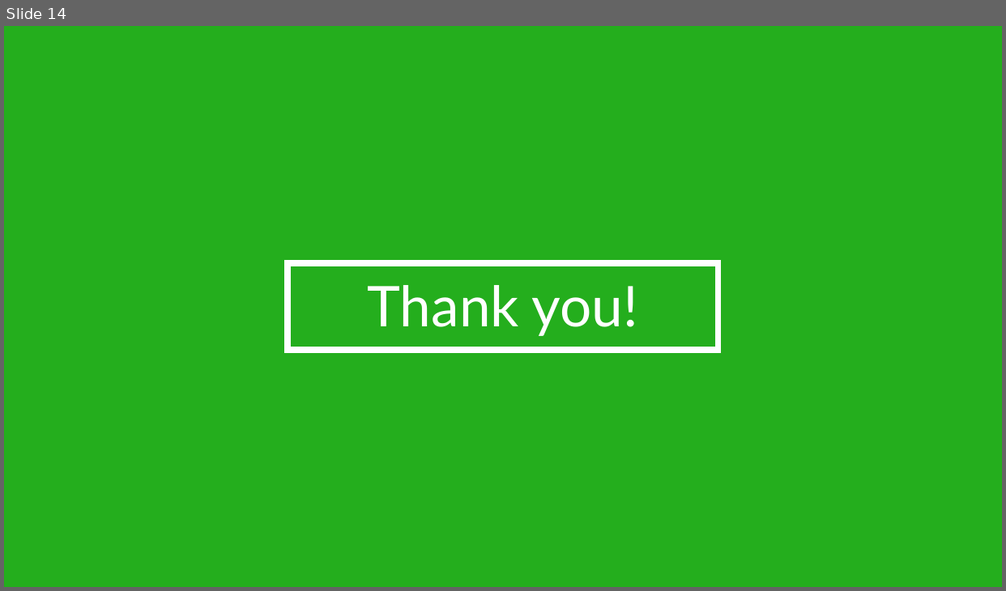
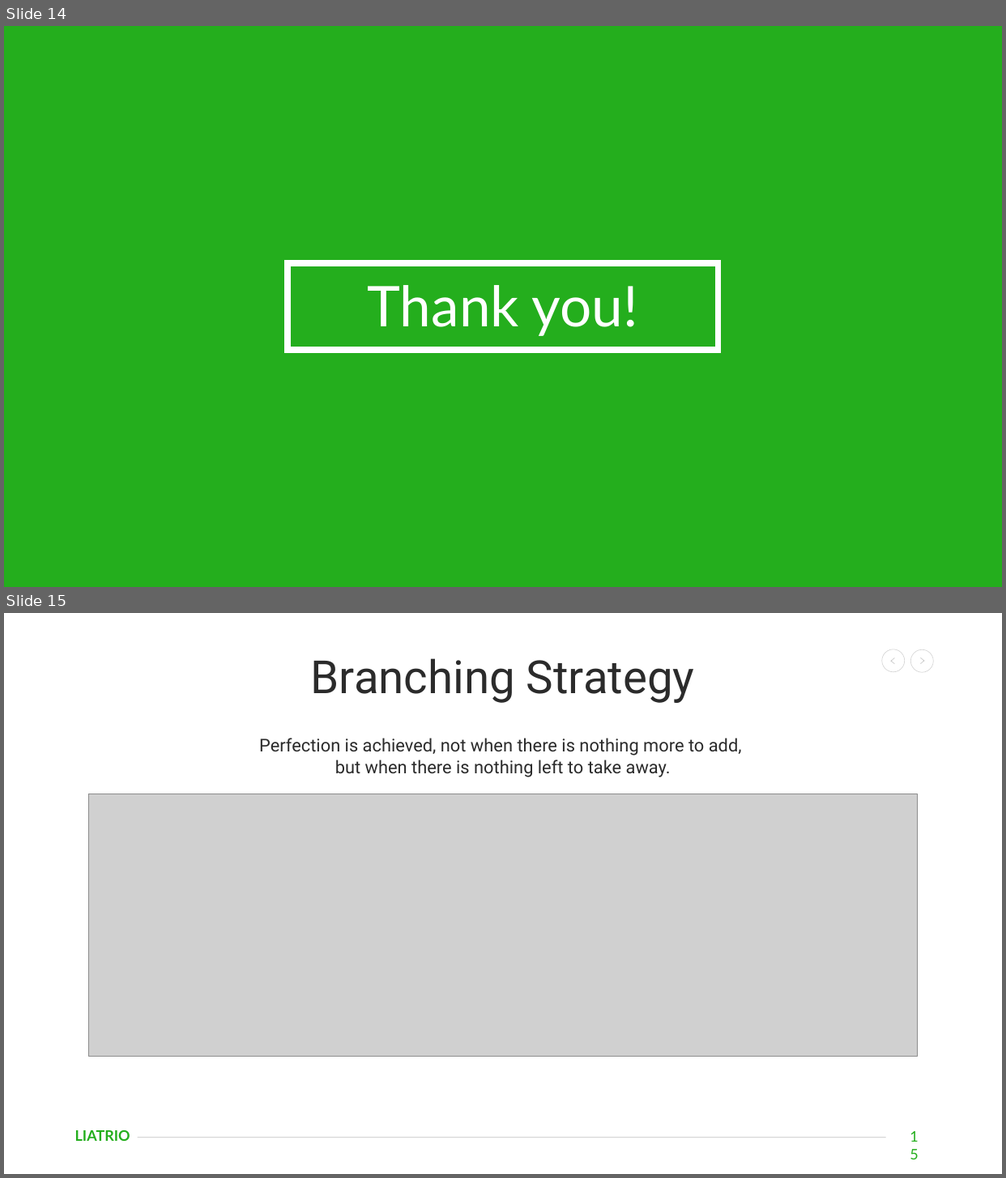
Before and after one commit to kevinjordan-99summits/liatrio-poc, a slide deck: docs/Presentation.pptx. Shown one above the other, each under a label of ours: slide 14 before the commit, slides 14 and 15 after it. The pictures are 1006x591 and 1006x1178 pixels, drawn with LibreOffice and Linux fonts; fonts in the diff are those of the drawing; grey boxes stand for pictures. Boxes give left, top, right and bottom in pixels: in the first picture for what was removed or moved away, otherwise in the second. Text is boxed around its words. In the diff, an @@ line names an element or a change of style, - is before the commit and + after.

```diff
--- a/docs/Presentation.pptx
+++ b/docs/Presentation.pptx
@@ slide 15 added at [4, 613, 1002, 1174], background #FFFFFF @@
@@ title added at [311, 658, 694, 703], 44 pt, text #2B2B2B @@
+Branching Strategy
@@ group added at [882, 649, 933, 672]: 4 lines, 2 ellipses @@
@@ subtitle added at [259, 738, 742, 777], 17 pt, text #2B2B2B @@
+Perfection is achieved, not when there is nothing more to add,
+but when there is nothing left to take away.
@@ picture added at [88, 794, 918, 1057] @@
@@ text added at [75, 1131, 130, 1141], 14 pt, text #24AE1D, bold @@
+LIATRIO
@@ line added from (138, 1138) to (886, 1138), #2B2B2B 0.75 pt @@
@@ page number added at [903, 1124, 935, 1150], 14 pt, text #24AE1D @@
+15
```
Also in this commit, not shown: 2 slides changed, 4 other slides added.
